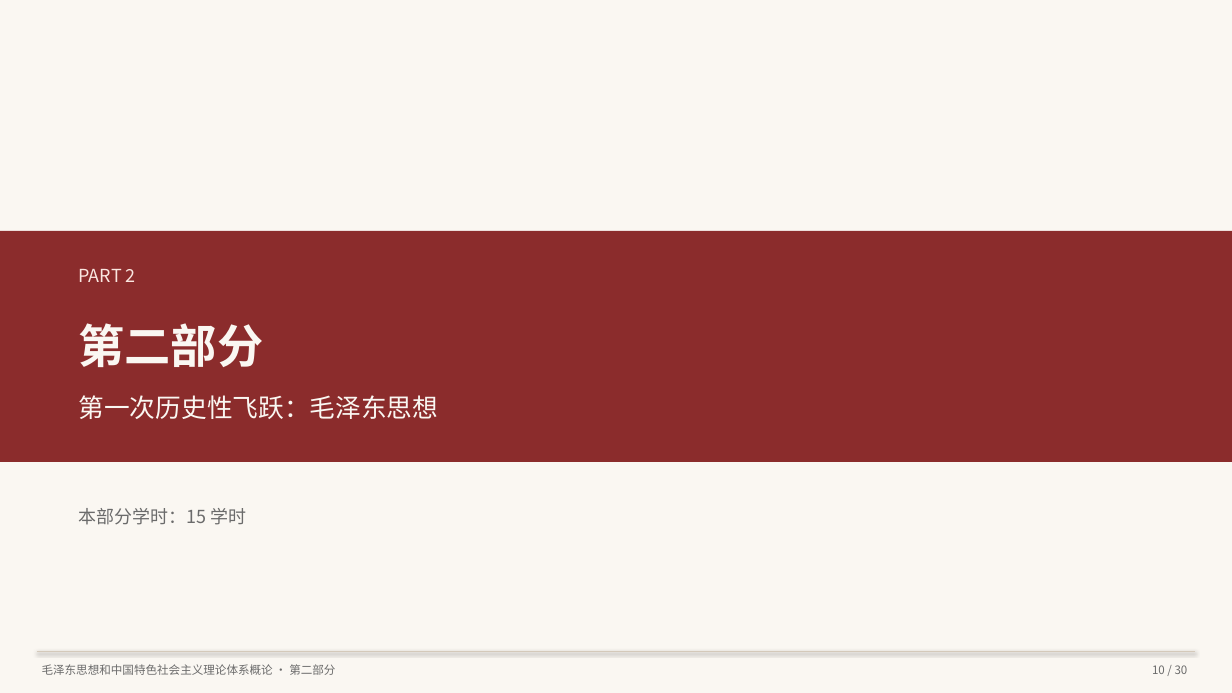
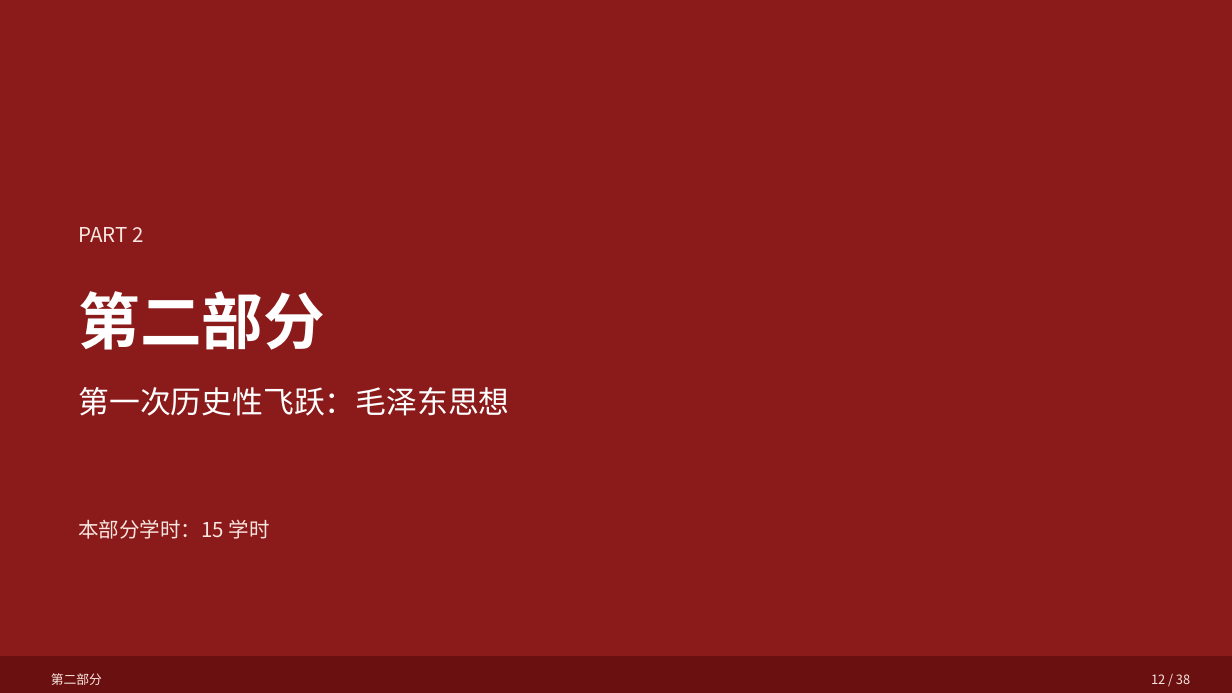
Before and after one commit to hsy358/obsidian-vault, a slide deck: slide 12 of 03-资源/PPT/毛泽东思想和中国特色社会主义理论体系概论 教学大纲概览.pptx (slide 10 before the commit). Drawn at 1232x693 pixels with LibreOffice and Linux fonts; fonts in the diff are those of the drawing. Boxes give left, top, right and bottom in pixels: in the first picture for what was removed or moved away, otherwise in the second. Text is boxed around its words. In the diff, an @@ line names an element or a change of style, - is before the commit and + after.

```diff
--- a/03-资源/PPT/毛泽东思想和中国特色社会主义理论体系概论 教学大纲概览.pptx
+++ b/03-资源/PPT/毛泽东思想和中国特色社会主义理论体系概论 教学大纲概览.pptx
@@ rectangle at box(0, 0, 1232, 693): fill #FAF7F2 to #8B1A1A @@
@@ rectangle removed at box(0, 231, 1232, 462) @@
@@ text "PART 2": place and size @@
-text "PART 2" at box(79, 269, 136, 282)
+text "PART 2" at box(79, 227, 143, 242)
@@ text "PART 2" at box(79, 227, 143, 242): size 14 to 16 pt; line spacing 1.2 to 1.3 @@
@@ text "第二部分": place and size @@
-text "第二部分" at box(79, 323, 264, 367)
+text "第二部分" at box(79, 291, 325, 350)
@@ text "第二部分" at box(79, 291, 325, 350): size 36 to 48 pt, text colour #FAF7F2 to #FFFFFF; line spacing 1.2 to 1.3 @@
@@ text "第一次历史性飞跃：毛泽东思想": place and size @@
-text "第一次历史性飞跃：毛泽东思想" at box(79, 395, 439, 419)
+text "第一次历史性飞跃：毛泽东思想" at box(79, 387, 510, 416)
@@ text "第一次历史性飞跃：毛泽东思想" at box(79, 387, 510, 416): size 20 to 24 pt, text colour #FAF7F2 to #FFFFFF; line spacing 1.2 to 1.3 @@
@@ text "本部分学时：15 学时": place and size @@
-text "本部分学时：15 学时" at box(79, 508, 247, 525)
+text "本部分学时：15 学时" at box(79, 519, 270, 539)
@@ text "本部分学时：15 学时" at box(79, 519, 270, 539): size 14 to 16 pt, text colour #6B6B6B to #FAE6E0; line spacing 1.2 to 1.3 @@
@@ rectangle added at box(0, 656, 1232, 693), fill #6B1010 @@
@@ line removed from (37, 652) to (1195, 652) @@
@@ text at box(51, 673, 102, 685): text changed; size 9 to 10 pt; text colour #6B6B6B to #FAE6E0 @@
-毛泽东思想和中国特色社会主义理论体系概论 · 第二部分
+第二部分
@@ text added at box(1151, 674, 1190, 684), 10 pt, text #FAE6E0 @@
+12 / 38
@@ text removed at box(1152, 665, 1188, 674) @@
-10 / 30
```
Also in this commit, not shown: 27 other slides changed, 10 slides added, 2 slides removed.
